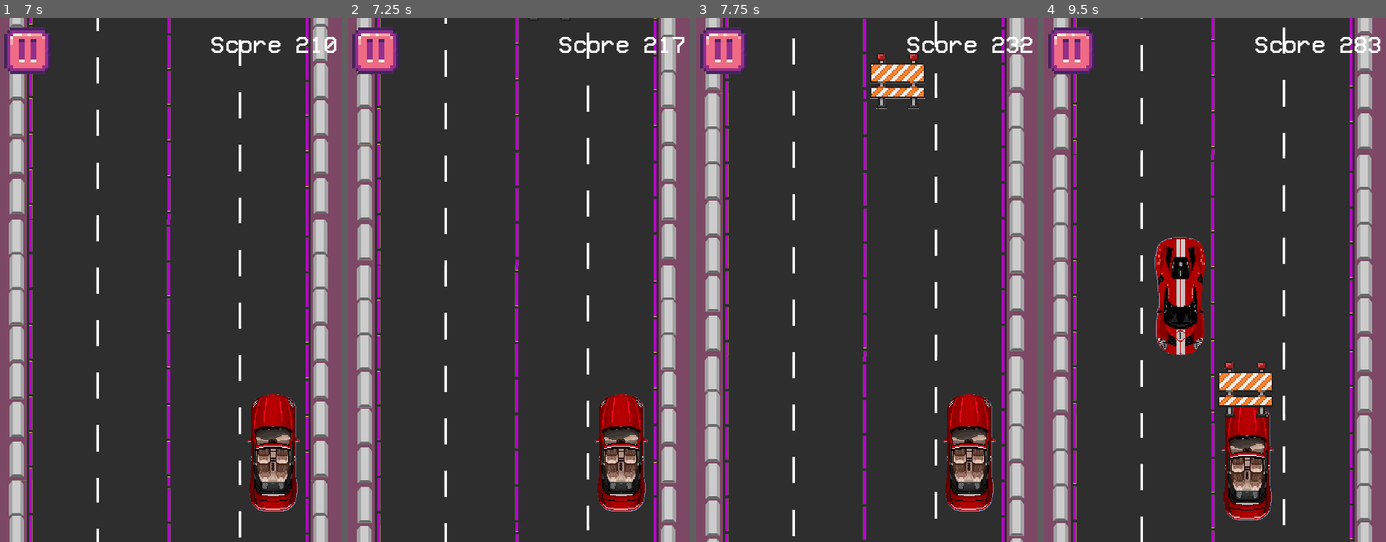
Above: before the commit, frames 1-4 (left to right).
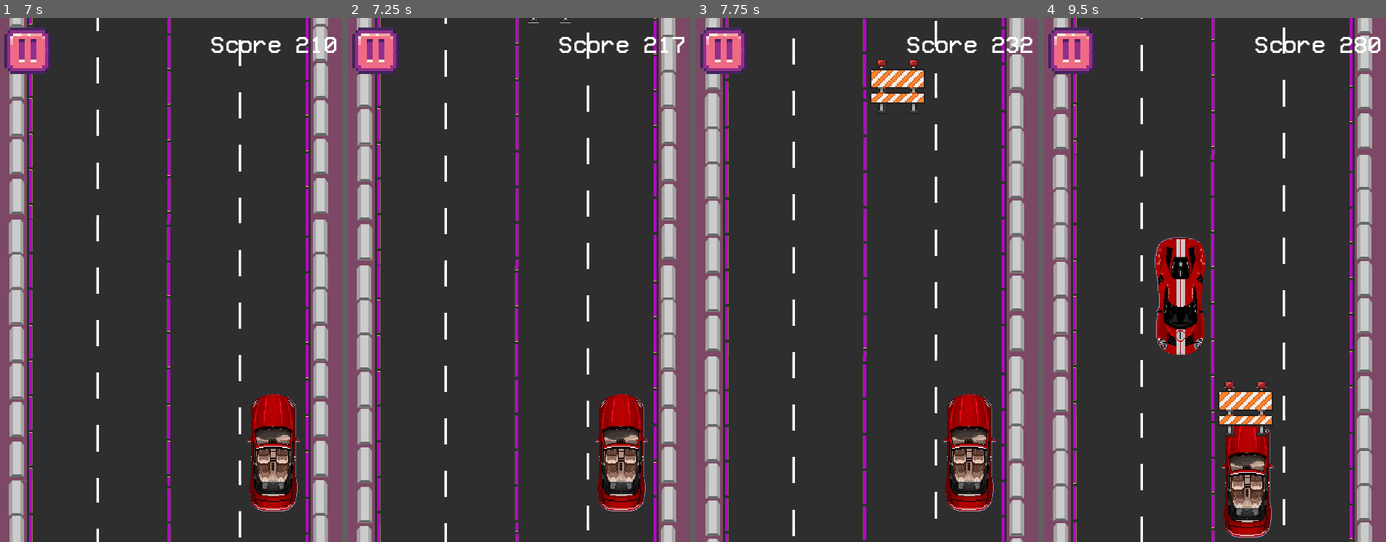
Above: after the commit, the same moments.

Repository: Maxsonin/Race-Game-for-Hackathon
Game: Godot game, scene res://scene/main/main.tscn
Same seed, same stepped clock (60 frames per second), same inputs: the game is played once before the commit and once after it. This scene is started directly instead of the project's main scene.
Inputs:
- Up to frame 1 (7 s): hold D (MoveRight) 0.53-1.28 s; hold A (MoveLeft) 1.28-2.03 s; hold D (MoveRight) 2.03-3.53 s; hold A (MoveLeft) 3.53-5.78 s; hold D (MoveRight) from 5.78 s (still down)
- Up to frame 2 (7.25 s): keep holding D (MoveRight)
- Up to frame 3 (7.75 s): keep holding D (MoveRight)
- Up to frame 4 (9.5 s): release D (MoveRight) at 8.03 s; hold A (MoveLeft) from 8.03 s (still down)

Frame 1 is identical in both runs. In frame 2, less than 0.1% of the frame differs, in the area x 52-66%, y 0-1%; in frame 3, 1.2%; in frame 4, 3.8%, in the area x 51-99%, y 4-100%.

Commit message:
global speed

Diff:
--- a/Global/global_vars.gd
+++ b/Global/global_vars.gd
@@ -2,6 +2,7 @@
 var point=0
 var Maxscore=0
 var save
+var speed=80.0
 # Called when the node enters the scene tree for the first time.
 func _ready():
 	pass # Replace with function body.
--- a/obstacles/SignMoveComponent.gd
+++ b/obstacles/SignMoveComponent.gd
@@ -8,10 +8,4 @@
 var _reachedMaxSpeed = false
 
 func _process(delta) -> void:
-	if not reachedMaxSpeed:
-		_elapsedTime += delta
-		_speed = _INITIAL_SPEED + _elapsedTime * _SPEED_INCREASE_RATE
-		if _speed >= _MAX_SPEED:
-			_speed = _MAX_SPEED
-			_reachedMaxSpeed = true
-	actor.position.y += _speed * delta
+	actor.position.y += Global.speed * delta
--- a/road/MainRoadLayer.gd
+++ b/road/MainRoadLayer.gd
@@ -6,14 +6,13 @@
 const INITIAL_SPEED = 80.0
 const SPEED_INCREASE_RATE = 0.5
 const MAX_SPEED = 400.0
-var speed = INITIAL_SPEED
 var reachedMaxSpeed = false
 
 func _process(delta) -> void:
 	if not reachedMaxSpeed:
 		elapsedTime += delta
-		speed = INITIAL_SPEED + elapsedTime * SPEED_INCREASE_RATE
-		if speed >= MAX_SPEED:
-			speed = MAX_SPEED
+		Global.speed = INITIAL_SPEED + elapsedTime * SPEED_INCREASE_RATE
+		if Global.speed >= MAX_SPEED:
+			Global.speed = MAX_SPEED
 			reachedMaxSpeed = true
-	main_road_layer.motion_offset.y += speed * delta
+	main_road_layer.motion_offset.y += Global.speed * delta
